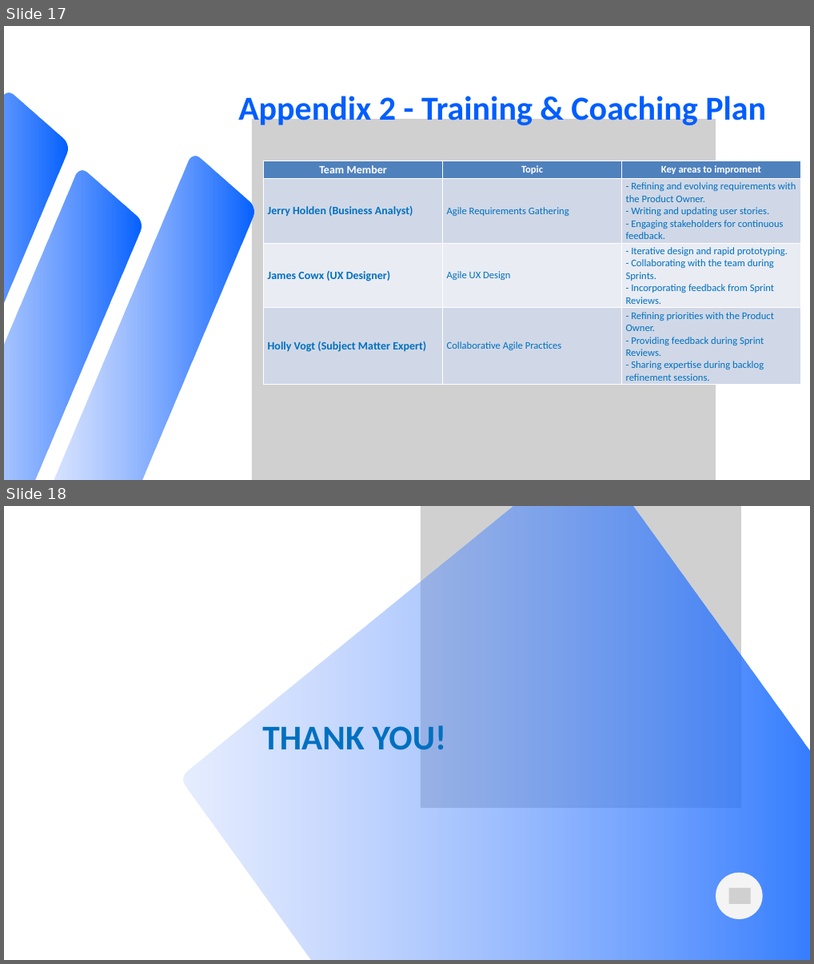
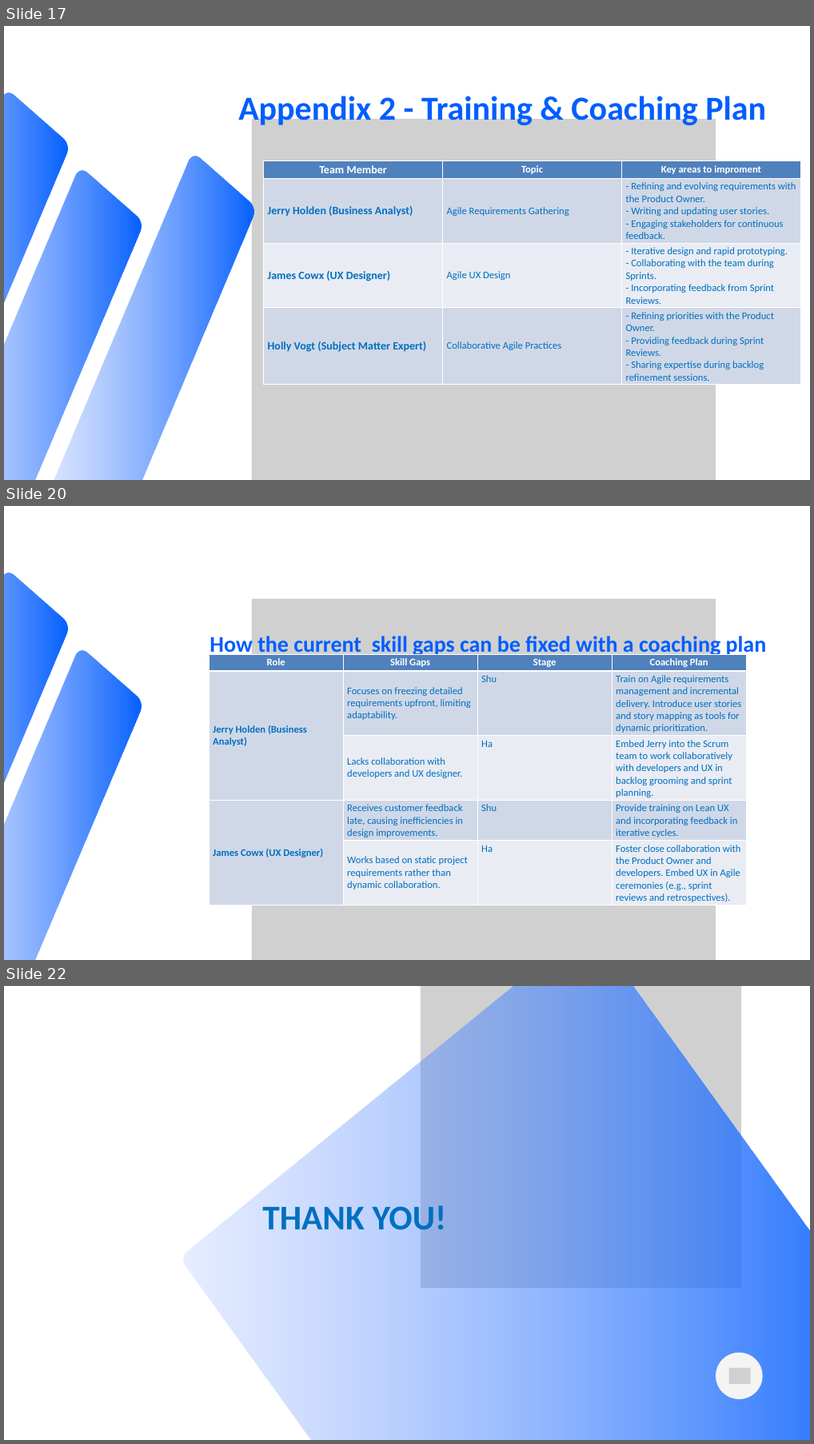
Before and after one commit to hailong17/Agile_Software_Development_UDACITY, a slide deck: Foundation/Submit/Onboarding the team.pptx. Shown one above the other, each under a label of ours: slides 17 and 18 before the commit, slides 17, 20 and 22 after it; the slides between them are not shown. The pictures are 814x964 and 814x1444 pixels, drawn with LibreOffice and Linux fonts; fonts in the diff are those of the drawing; grey boxes stand for pictures. Boxes give left, top, right and bottom in pixels: in the first picture for what was removed or moved away, otherwise in the second. Text is boxed around its words. In the diff, an @@ line names an element or a change of style, - is before the commit and + after.

Commit message:
Finished project 2

```diff
--- a/Foundation/Submit/Onboarding the team.pptx
+++ b/Foundation/Submit/Onboarding the team.pptx
@@ slide 20 added at (4, 506, 810, 960), background #FFFFFF @@
@@ freeform shape added at (4, 571, 80, 960), fill gradient #82A5FF to #005EFF @@
@@ picture added at (252, 599, 716, 960) @@
@@ freeform shape added at (4, 648, 154, 960), fill gradient #82A5FF to #005EFF @@
@@ text added at (210, 633, 767, 657), 40 pt, text #005EFF, bold @@
+How the current skill gaps can be fixed with a coaching plan
@@ table added at (209, 654, 746, 905), 5 rows, 4 columns @@
+Role | Skill Gaps | Stage | Coaching Plan
+Jerry Holden (Business Analyst) | Focuses on freezing detailed requirements upfront, limiting adaptability. | Shu | Train on Agile requirements management and incremental delivery. Introduce user stories and story mapping as tools for dynamic prioritization.
+ | Lacks collaboration with developers and UX designer. | Ha | Embed Jerry into the Scrum team to work collaboratively with developers and UX in backlog grooming and sprint planning.
+James Cowx (UX Designer) | Receives customer feedback late, causing inefficiencies in design improvements. | Shu | Provide training on Lean UX and incorporating feedback in iterative cycles.
+ | Works based on static project requirements rather than dynamic collaboration. | Ha | Foster close collaboration with the Product Owner and developers. Embed UX in Agile ceremonies (e.g., sprint reviews and retrospectives).
@@ what was slide 18 is now slide 22 @@
```
Also in this commit, not shown: 1 slide changed, 3 other slides added, 2 other files.
